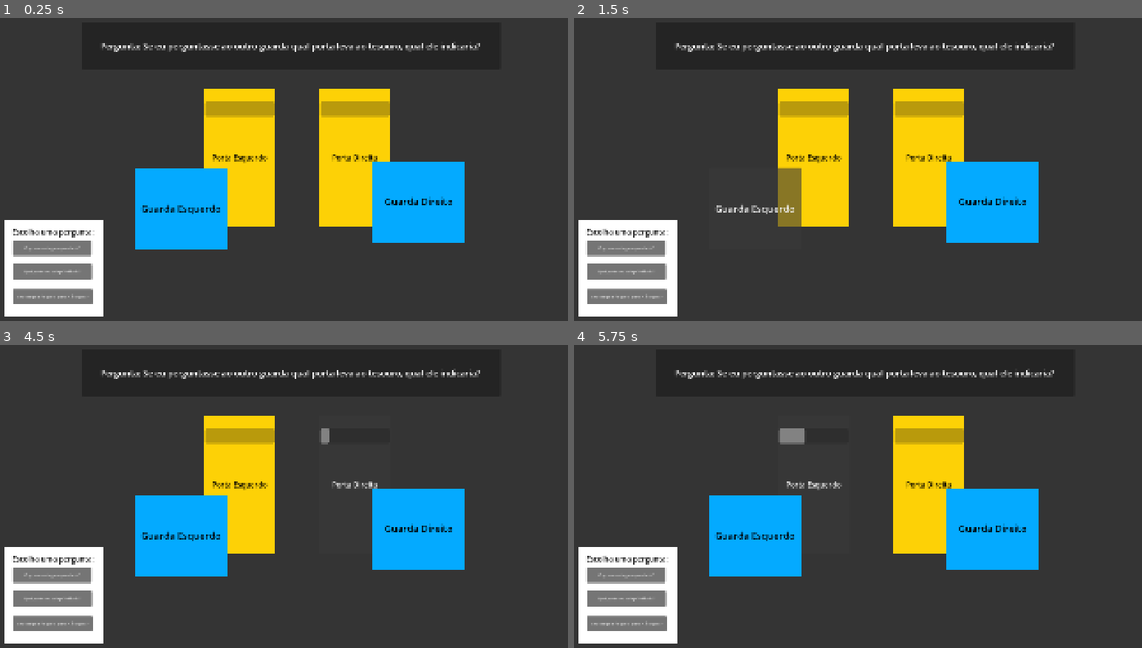
Above: before the commit, frames 1-4 (two rows, left to right).
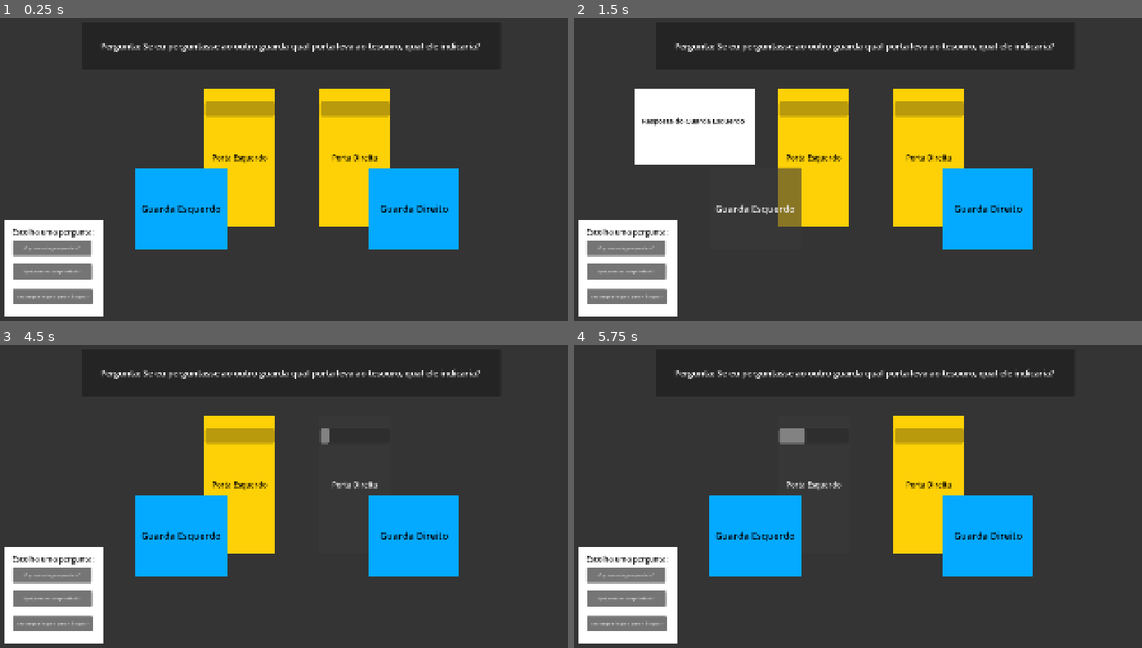
Above: after the commit, the same moments.

Repository: gamedevmeetup/Brackeys-Game-Jam-2026.2---Equipe-2
Game: Godot game, scene res://Scenes/teste_gameplay.tscn
The game is run twice, just before and just after one commit, with the same random seed, the same clock (stepped at 60 frames per second) and the same inputs.
Inputs:
- Up to frame 1 (0.25 s): no input
- Up to frame 2 (1.5 s): click "Guarda Direito" at 0.5 s; click "Guarda Esquerdo" at 1.25 s
- Up to frame 3 (4.5 s): click "O que seu colega responderia?" at 2 s; click "Seu colega diria que a porta …" at 2.75 s; click "Qual porta seu colega indicar…" at 3.5 s; click "Porta Direita" at 4.25 s
- Up to frame 4 (5.75 s): click "Porta Esquerdo" at 5 s

The runs differ from the first frame. In frame 1, 1.4% of the frame differs, in the area x 64-82%, y 47-77%; in frame 2, 6.7%, in the area x 10-82%, y 23-77%; in frame 3, 1.4%; in frame 4, 1.4%.

Commit message:
Balões dos guardas aparecem
Agora quando o jogador passa o mouse por cima dos guardas exibe os balões, eles seguem a mesma lógica dos sinais que as portas fazem.

Diff:
--- a/guardas-mentirosos/Scenes/teste_gameplay.tscn
+++ b/guardas-mentirosos/Scenes/teste_gameplay.tscn
@@ -11,6 +11,9 @@
 
 [sub_resource type="StyleBoxFlat" id="StyleBoxFlat_212wd"]
 bg_color = Color(0.015686275, 0.6666667, 1, 1)
+
+[sub_resource type="StyleBoxFlat" id="StyleBoxFlat_e1q4p"]
+bg_color = Color(1, 1, 1, 1)
 
 [node name="TesteGameplay" type="Control" unique_id=460679381]
 layout_mode = 3
@@ -138,10 +141,10 @@
 
 [node name="GuardRight" type="Button" parent="." unique_id=1027485856]
 layout_mode = 0
-offset_left = 1238.0
-offset_top = 532.0
-offset_right = 1535.0
-offset_bottom = 797.0
+offset_left = 1223.0
+offset_top = 555.0
+offset_right = 1520.0
+offset_bottom = 820.0
 theme_override_colors/font_color = Color(0, 0, 0, 1)
 theme_override_font_sizes/font_size = 31
 theme_override_styles/normal = SubResource("StyleBoxFlat_212wd")
@@ -184,9 +187,51 @@
 theme_override_styles/normal = SubResource("StyleBoxFlat_212wd")
 text = "Guarda Esquerdo"
 
+[node name="SpeechBubbleLeft" type="Panel" parent="." unique_id=1465295520]
+visible = false
+layout_mode = 0
+offset_left = 225.0
+offset_top = 298.0
+offset_right = 616.0
+offset_bottom = 545.0
+theme_override_styles/panel = SubResource("StyleBoxFlat_e1q4p")
+
+[node name="AnswerLabelLeft" type="Label" parent="SpeechBubbleLeft" unique_id=184296389]
+layout_mode = 0
+offset_left = 22.0
+offset_top = 88.0
+offset_right = 356.0
+offset_bottom = 120.0
+theme_override_colors/font_color = Color(0, 0, 0, 1)
+theme_override_font_sizes/font_size = 23
+text = "	Resposta do Guarda Esquerdo"
+
+[node name="SpeechBubbleRight" type="Panel" parent="." unique_id=150937521]
+visible = false
+layout_mode = 0
+offset_left = 1466.0
+offset_top = 298.0
+offset_right = 1857.0
+offset_bottom = 545.0
+theme_override_styles/panel = SubResource("StyleBoxFlat_e1q4p")
+
+[node name="AnswerLabelRight" type="Label" parent="SpeechBubbleRight" unique_id=829189457]
+layout_mode = 0
+offset_left = 22.0
+offset_top = 88.0
+offset_right = 356.0
+offset_bottom = 120.0
+theme_override_colors/font_color = Color(0, 0, 0, 1)
+theme_override_font_sizes/font_size = 23
+text = "	Resposta do Guarda Direito"
+
 [connection signal="doorConfirmed" from="DoorRight" to="." method="_on_door_right_door_confirmed"]
 [connection signal="mouse_entered" from="DoorRight" to="DoorRight" method="_on_mouse_entered"]
 [connection signal="mouse_exited" from="DoorRight" to="DoorRight" method="_on_mouse_exited"]
+[connection signal="mouse_entered" from="GuardRight" to="." method="_on_guard_right_mouse_entered"]
+[connection signal="mouse_exited" from="GuardRight" to="." method="_on_guard_right_mouse_exited"]
 [connection signal="doorConfirmed" from="DoorLeft" to="." method="_on_door_left_door_confirmed"]
 [connection signal="mouse_entered" from="DoorLeft" to="DoorLeft" method="_on_mouse_entered"]
 [connection signal="mouse_exited" from="DoorLeft" to="DoorLeft" method="_on_mouse_exited"]
+[connection signal="mouse_entered" from="GuardLeft" to="." method="_on_guard_left_mouse_entered"]
+[connection signal="mouse_exited" from="GuardLeft" to="." method="_on_guard_left_mouse_exited"]
--- a/guardas-mentirosos/Scripts/door.gd
+++ b/guardas-mentirosos/Scripts/door.gd
@@ -1,6 +1,6 @@
 extends Button
 
-signal doorConfirmed
+signal doorConfirmed(door)
 
 @export var holdTime: float = 2.0
 
@@ -16,7 +16,7 @@
 
 		if hoverTime >= holdTime:
 			confirmed = true
-			doorConfirmed.emit()
+			doorConfirmed.emit(self)
 
 
 func _on_mouse_entered() -> void:
--- a/guardas-mentirosos/Scripts/game.gd
+++ b/guardas-mentirosos/Scripts/game.gd
@@ -1,7 +1,19 @@
 extends Control
 
-func _on_door_left_door_confirmed() -> void:
-	print("A PORTA ESQUERDA FOI ESCOLHIDA!")
+func _on_door_left_door_confirmed(door) -> void:
+	print("PORTA ESCOLHIDA: ", door.name)
 
-func _on_door_right_door_confirmed() -> void:
-	print("A PORTA DIREITA FOI ESCOLHIDA!")
+func _on_door_right_door_confirmed(door) -> void:
+	print("PORTA ESCOLHIDA: ", door.name)
+
+func _on_guard_right_mouse_entered() -> void:
+	$SpeechBubbleRight.show()
+
+func _on_guard_right_mouse_exited() -> void:
+	$SpeechBubbleRight.hide()
+
+func _on_guard_left_mouse_entered() -> void:
+	$SpeechBubbleLeft.show()
+
+func _on_guard_left_mouse_exited() -> void:
+	$SpeechBubbleLeft.hide()
